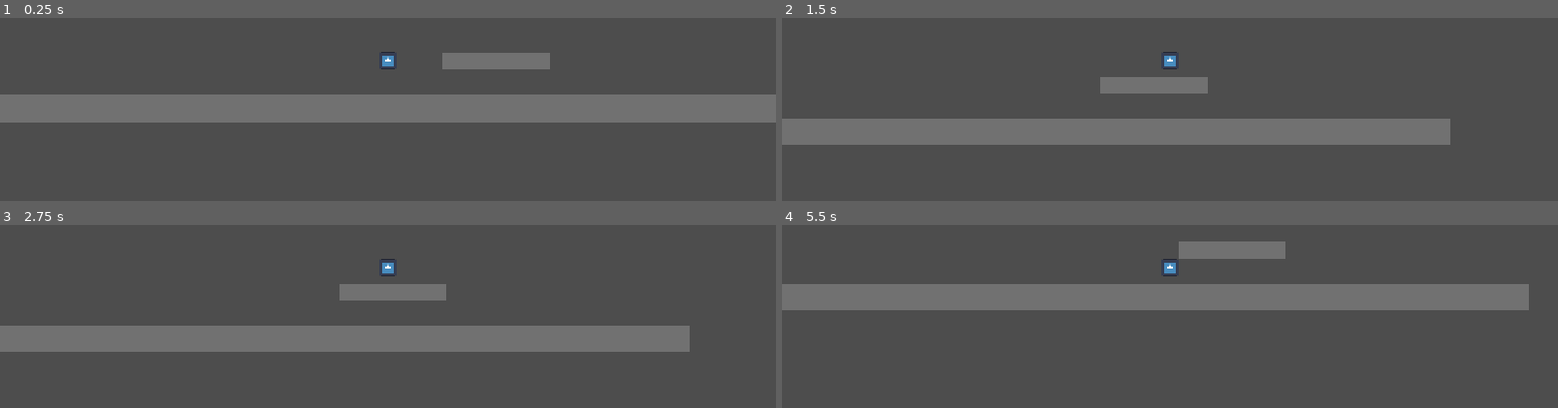
Above: before the commit, frames 1-4 (two rows, left to right).
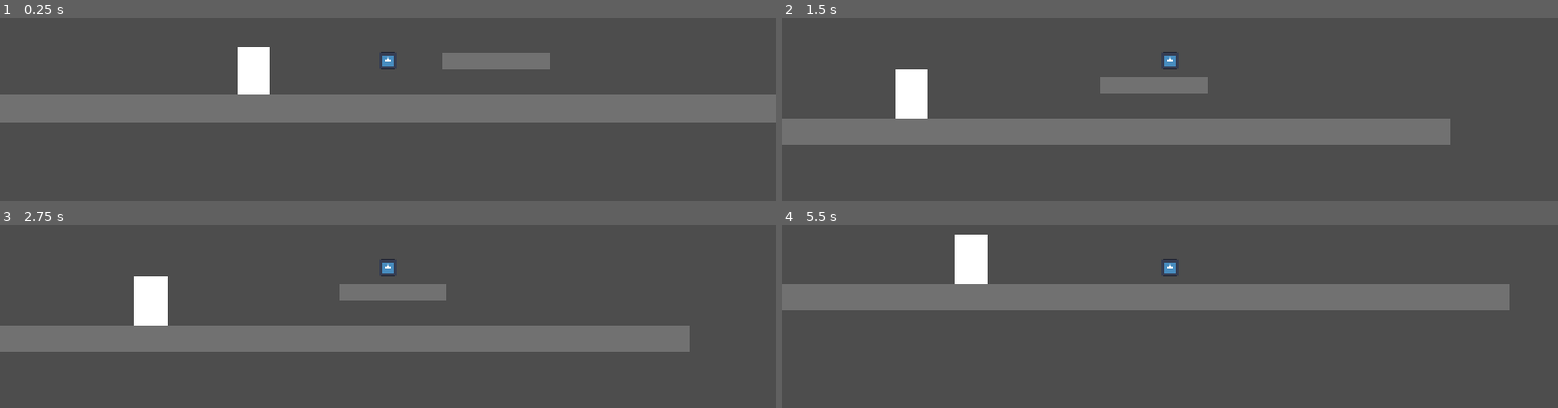
Above: after the commit, the same moments.

Repository: tidusdk/Fairfall_2D
Game: Godot game, scene res://scenes/levels/tests/movement_test.tscn
Same seed, same stepped clock (60 frames per second), same inputs: the game is played once before the commit and once after it. The project has no main scene, so this scene is started directly. The engine's default icon, where the game draws it, is replaced by a stand-in: a white triangle on a blue panel in a dark square.
Inputs:
- Up to frame 1 (0.25 s): no input
- Up to frame 2 (1.5 s): hold E (interact, bound only after the commit) 0.53-1.28 s; hold D (move_right) from 0.53 s (still down); tap Space (jump) at 0.77 s; tap E (interact, bound only after the commit) at 1.35 s
- Up to frame 3 (2.75 s): tap Space (jump) at 1.52 s; release D (move_right) at 2.03 s; hold A (move_left) from 2.03 s (still down); hold E (interact, bound only after the commit) from 2.03 s (still down)
- Up to frame 4 (5.5 s): release E (interact, bound only after the commit) at 2.78 s; tap E (interact, bound only after the commit) at 2.85, 4.35 s; tap Space (jump) at 3.02, 3.77, 4.52 s; hold E (interact, bound only after the commit) 3.53-4.28 s; release A (move_left) at 4.28 s; hold D (move_right) from 4.28 s (still down); hold E (interact, bound only after the commit) from 5.03 s (still down)

The runs differ from the first frame. In frame 1, 1.1% of the frame differs, in the area x 30-35%, y 15-42%; in frame 2, 1.1%; in frame 3, 1.2%; in frame 4, 2.8%, in the area x 22-97%, y 5-47%.

Commit message:
Add interactions and two-way workshop travel with named arrivals

Diff:
--- a/project.godot
+++ b/project.godot
@@ -13,6 +13,10 @@
 config/name="Fairfall_2D"
 config/features=PackedStringArray("4.7", "Forward Plus")
 config/icon="res://icon.svg"
+
+[autoload]
+
+SceneTransition="*uid://brg5jvdhlv6ud"
 
 [display]
 
@@ -38,6 +42,17 @@
 "events": [Object(InputEventKey,"resource_local_to_scene":false,"resource_name":"","device":-1,"window_id":0,"alt_press …(191 unchanged characters)…
 ]
 }
+interact={
+"deadzone": 0.2,
+"events": [Object(InputEventKey,"resource_local_to_scene":false,"resource_name":"","device":-1,"window_id":0,"alt_pressed":false,"shift_pressed":false,"ctrl_pressed":false,"meta_pressed":false,"pressed":false,"keycode":0,"physical_keycode":69,"key_label":0,"unicode":101,"location":0,"echo":false,"script":null)
+]
+}
+
+[layer_names]
+
+2d_physics/layer_1="World"
+2d_physics/layer_2="Player"
+2d_physics/layer_3="Interactable"
 
 [physics]
 
--- /dev/null
+++ b/scenes/interactables/entrances/door_behavior.gd
@@ -0,0 +1,23 @@
+extends Node
+
+@export_file("*.tscn") var destination_scene: String
+@export var destination_arrival_id: StringName = &"WorkshopDoor"
+
+@onready var interactable: Interactable = get_parent() as Interactable
+
+
+func _ready() -> void:
+	interactable.interacted.connect(_on_interacted)
+
+
+func _on_interacted() -> void:
+	if destination_scene.is_empty():
+		push_warning("Door has no destination scene assigned")
+		return
+
+	SceneTransition.pending_arrival_id = destination_arrival_id
+
+	var error: Error = get_tree().change_scene_to_file(destination_scene)
+
+	if error != OK:
+		push_error("Could not open destination scene: " + destination_scene	)
--- /dev/null
+++ b/scenes/interactables/entrances/workshop_door.tscn
@@ -0,0 +1,24 @@
+[gd_scene format=3 uid="uid://18yjbaf6tkos"]
+
+[ext_resource type="Script" uid="uid://denfgua8fbj01" path="res://scenes/interactables/interactable.gd" id="1_7xal4"]
+[ext_resource type="Script" uid="uid://cwllvo06n22bc" path="res://scenes/interactables/entrances/door_behavior.gd" id="2_i22i8"]
+
+[sub_resource type="RectangleShape2D" id="RectangleShape2D_jumwc"]
+size = Vector2(80, 80)
+
+[node name="WorkshopDoor" type="Area2D" unique_id=1768487397]
+collision_layer = 4
+collision_mask = 0
+script = ExtResource("1_7xal4")
+prompt_text = "Enter Workshop"
+
+[node name="Polygon2D" type="Polygon2D" parent="." unique_id=321936748]
+polygon = PackedVector2Array(-24, -72, 24, -72, 24, 0, -24, 0)
+
+[node name="CollisionShape2D" type="CollisionShape2D" parent="." unique_id=1693983126]
+position = Vector2(0, -40)
+shape = SubResource("RectangleShape2D_jumwc")
+
+[node name="DoorBehavior" type="Node" parent="." unique_id=2052081050]
+script = ExtResource("2_i22i8")
+destination_scene = "uid://h6flag8qke20"
--- /dev/null
+++ b/scenes/interactables/interactable.gd
@@ -0,0 +1,10 @@
+class_name Interactable
+extends Area2D
+
+signal interacted
+
+@export var prompt_text: String = "Interact"
+
+func interact() -> void:
+	print("Interacted: ", prompt_text)
+	interacted.emit()
--- /dev/null
+++ b/scenes/levels/interiors/workshop_interrior.tscn
@@ -0,0 +1,42 @@
+[gd_scene format=3 uid="uid://h6flag8qke20"]
+
+[ext_resource type="Script" uid="uid://v2eiaxp6b86p" path="res://scenes/levels/level.gd" id="1_ifjdf"]
+[ext_resource type="PackedScene" uid="uid://byve8aha50yct" path="res://scenes/player/player.tscn" id="1_uemrn"]
+[ext_resource type="PackedScene" uid="uid://18yjbaf6tkos" path="res://scenes/interactables/entrances/workshop_door.tscn" id="3_6ielf"]
+
+[sub_resource type="RectangleShape2D" id="RectangleShape2D_ifjdf"]
+size = Vector2(1200, 40)
+
+[node name="WorkshopInterrior" type="Node2D" unique_id=1403769329 node_paths=PackedStringArray("player", "default_spawn")]
+script = ExtResource("1_ifjdf")
+player = NodePath("Player")
+default_spawn = NodePath("PlayerSpawn")
+
+[node name="Floor" type="StaticBody2D" parent="." unique_id=313790161]
+position = Vector2(0, 200)
+
+[node name="CollisionShape2D" type="CollisionShape2D" parent="Floor" unique_id=1667136905]
+shape = SubResource("RectangleShape2D_ifjdf")
+
+[node name="Polygon2D" type="Polygon2D" parent="Floor" unique_id=1972365325]
+color = Color(0.446777, 0.44677705, 0.44677705, 1)
+polygon = PackedVector2Array(-600, -20, 600, -20, 600, 20, -600, 20)
+
+[node name="Player" parent="." unique_id=1601773610 instance=ExtResource("1_uemrn")]
+
+[node name="PlayerSpawn" type="Marker2D" parent="." unique_id=1256503895]
+position = Vector2(0, 100)
+
+[node name="ArrivalPoints" type="Node2D" parent="." unique_id=1461854580]
+
+[node name="WorkshopDoor" type="Marker2D" parent="ArrivalPoints" unique_id=421941220]
+position = Vector2(-150, 154)
+
+[node name="ExitDoor" parent="." unique_id=1768487397 instance=ExtResource("3_6ielf")]
+position = Vector2(-200, 180)
+prompt_text = "Leave Workshop"
+
+[node name="DoorBehavior" parent="ExitDoor" index="2" unique_id=2052081050]
+destination_scene = "uid://xenkl71v33o8"
+
+[editable path="ExitDoor"]
--- /dev/null
+++ b/scenes/levels/level.gd
@@ -0,0 +1,30 @@
+class_name GameLevel
+extends Node2D
+
+@export var player: PlayerController
+@export var default_spawn: Marker2D
+@export var fall_limit_y: float = 700.0
+
+
+func _ready() -> void:
+	var arrival_id: StringName = SceneTransition.take_arrival_id()
+	var spawn: Marker2D = _find_arrival(arrival_id)
+	player.respawn_at(spawn.global_position)
+
+func _find_arrival(arrival_id: StringName) -> Marker2D:
+	if arrival_id == &"":
+		return default_spawn
+
+	var marker_path: NodePath = NodePath("ArrivalPoints/" + String(arrival_id))
+	var marker: Marker2D = get_node_or_null(marker_path) as Marker2D
+
+	if is_instance_valid(marker):
+		return marker
+
+	push_warning("Arrival point not found: " + String(arrival_id))
+	return default_spawn
+
+
+func _physics_process(_delta: float) -> void:
+	if player.global_position.y > fall_limit_y:
+		player.respawn_at(default_spawn.global_position)
--- a/scenes/levels/tests/movement_test.gd
+++ /dev/null
@@ -1,13 +0,0 @@
-extends Node2D
-
-@export var fall_limit_y: float = 700.0
-
-@onready var player: PlayerController = $Player
-@onready var player_spawn: Marker2D = $PlayerSpawn
-
-func _ready() -> void:
-	player.respawn_at(player_spawn.global_position)
-
-func _physics_process(delta: float) -> void:
-	if player.global_position.y > fall_limit_y:
-		player.respawn_at(player_spawn.global_position)
--- a/scenes/levels/tests/movement_test.tscn
+++ b/scenes/levels/tests/movement_test.tscn
@@ -1,7 +1,8 @@
 [gd_scene format=3 uid="uid://xenkl71v33o8"]
 
-[ext_resource type="Script" uid="uid://v2eiaxp6b86p" path="res://scenes/levels/tests/movement_test.gd" id="1_gg8tf"]
+[ext_resource type="Script" uid="uid://v2eiaxp6b86p" path="res://scenes/levels/level.gd" id="1_gg8tf"]
 [ext_resource type="PackedScene" uid="uid://byve8aha50yct" path="res://scenes/player/player.tscn" id="1_p121q"]
+[ext_resource type="PackedScene" uid="uid://18yjbaf6tkos" path="res://scenes/interactables/entrances/workshop_door.tscn" id="3_8hw7c"]
 
 [sub_resource type="RectangleShape2D" id="RectangleShape2D_p121q"]
 size = Vector2(1200, 40)
@@ -9,8 +10,10 @@
 [sub_resource type="RectangleShape2D" id="RectangleShape2D_gg8tf"]
 size = Vector2(160, 24)
 
-[node name="MovementTest" type="Node2D" unique_id=1585109649]
+[node name="MovementTest" type="Node2D" unique_id=1585109649 node_paths=PackedStringArray("player", "default_spawn")]
 script = ExtResource("1_gg8tf")
+player = NodePath("Player")
+default_spawn = NodePath("PlayerSpawn")
 
 [node name="Floor" type="StaticBody2D" parent="." unique_id=357440295]
 position = Vector2(0, 200)
@@ -37,3 +40,11 @@
 
 [node name="PlayerSpawn" type="Marker2D" parent="." unique_id=1009125813]
 position = Vector2(0, 100)
+
+[node name="WorkshopDoor" parent="." unique_id=1768487397 instance=ExtResource("3_8hw7c")]
+position = Vector2(-200, 180)
+
+[node name="ArrivalPoints" type="Node2D" parent="." unique_id=78221330]
+
+[node name="WorkshopDoor" type="Marker2D" parent="ArrivalPoints" unique_id=1148478286]
+position = Vector2(-150, 154)
--- /dev/null
+++ b/scenes/player/interaction_detector.gd
@@ -0,0 +1,45 @@
+class_name InteractionDetector
+extends Area2D
+signal target_updated(target: Interactable)
+
+func _ready() -> void:
+	area_entered.connect(_on_area_entered)
+	area_exited.connect(_on_area_exited)
+
+
+func _on_area_entered(area: Area2D) -> void:
+	if area is Interactable:
+		print("Available: ", area.prompt_text)
+
+
+func _on_area_exited(area: Area2D) -> void:
+	if area is Interactable:
+		print("Left interaction range: ", area.prompt_text)
+
+func _unhandled_input(event: InputEvent) -> void:
+	if event.is_action_pressed("interact"):
+		var target: Interactable = _find_nearest_interactable()
+
+		if is_instance_valid(target):
+			get_viewport().set_input_as_handled()
+			target.interact()
+
+func _find_nearest_interactable() -> Interactable:
+	var nearest: Interactable = null
+	var nearest_distance_squared: float = INF
+
+	for area in get_overlapping_areas():
+		if area is Interactable:
+			var distance_squared: float = global_position.distance_squared_to(
+				area.global_position
+			)
+
+			if distance_squared < nearest_distance_squared:
+				nearest = area
+				nearest_distance_squared = distance_squared
+
+	return nearest
+
+func _physics_process(delta: float) -> void:
+	var target: Interactable = _find_nearest_interactable()
+	target_updated.emit(target)
--- /dev/null
+++ b/scenes/player/interaction_prompt.gd
@@ -0,0 +1,17 @@
+extends Label
+
+@export var detector: InteractionDetector
+
+
+func _ready() -> void:
+	hide()
+	detector.target_updated.connect(_on_target_updated)
+
+
+func _on_target_updated(target: Interactable) -> void:
+	if not is_instance_valid(target):
+		hide()
+		return
+
+	text = "E — " + target.prompt_text
+	show()
--- a/scenes/player/player.tscn
+++ b/scenes/player/player.tscn
@@ -2,21 +2,46 @@
 
 [ext_resource type="Texture2D" uid="uid://cbadik3sheb3y" path="res://icon.svg" id="1_8afob"]
 [ext_resource type="Script" uid="uid://c62roogjike1a" path="res://scenes/player/player.gd" id="1_dovo2"]
+[ext_resource type="Script" uid="uid://b0dymocn1tu32" path="res://scenes/player/interaction_detector.gd" id="3_gmlin"]
+[ext_resource type="Script" uid="uid://c35qsnfiy0c6b" path="res://scenes/player/interaction_prompt.gd" id="3_lvxji"]
 
 [sub_resource type="CapsuleShape2D" id="CapsuleShape2D_m58bk"]
 radius = 12.0
 height = 48.0
 
+[sub_resource type="CircleShape2D" id="CircleShape2D_m58bk"]
+radius = 20.0
+
 [node name="Player" type="CharacterBody2D" unique_id=1601773610]
+collision_layer = 2
 script = ExtResource("1_dovo2")
 
 [node name="Visuals" type="Node2D" parent="." unique_id=777488300]
+z_index = 1
 
 [node name="Sprite2D" type="Sprite2D" parent="Visuals" unique_id=180095062]
 scale = Vector2(0.2, 0.2)
 texture = ExtResource("1_8afob")
 
+[node name="InteractionPrompt" type="Label" parent="Visuals" unique_id=209376515 node_paths=PackedStringArray("detector")]
+offset_left = -120.0
+offset_top = -60.0
+offset_right = 120.0
+offset_bottom = -30.0
+text = "E - Enter Workshop"
+horizontal_alignment = 1
+script = ExtResource("3_lvxji")
+detector = NodePath("../../InteractionDetector")
+
 [node name="CollisionShape2D" type="CollisionShape2D" parent="." unique_id=1072218316]
 shape = SubResource("CapsuleShape2D_m58bk")
 
 [node name="Camera2D" type="Camera2D" parent="." unique_id=875183637]
+
+[node name="InteractionDetector" type="Area2D" parent="." unique_id=211203672]
+collision_layer = 0
+collision_mask = 4
+script = ExtResource("3_gmlin")
+
+[node name="CollisionShape2D" type="CollisionShape2D" parent="InteractionDetector" unique_id=599614055]
+shape = SubResource("CircleShape2D_m58bk")
--- /dev/null
+++ b/systems/transitions/scene_transition.gd
@@ -0,0 +1,8 @@
+extends Node
+
+var pending_arrival_id: StringName = &""
+
+func take_arrival_id() -> StringName:
+	var arrival_id: StringName = pending_arrival_id
+	pending_arrival_id = &""
+	return arrival_id
Not shown, added: scenes/interactables/entrances/door_behavior.gd.uid
Not shown, added: scenes/interactables/interactable.gd.uid
Renamed: scenes/levels/tests/movement_test.gd.uid -> scenes/levels/level.gd.uid
Not shown, added: scenes/player/interaction_detector.gd.uid
Not shown, added: scenes/player/interaction_prompt.gd.uid
Not shown, added: systems/transitions/scene_transition.gd.uid
